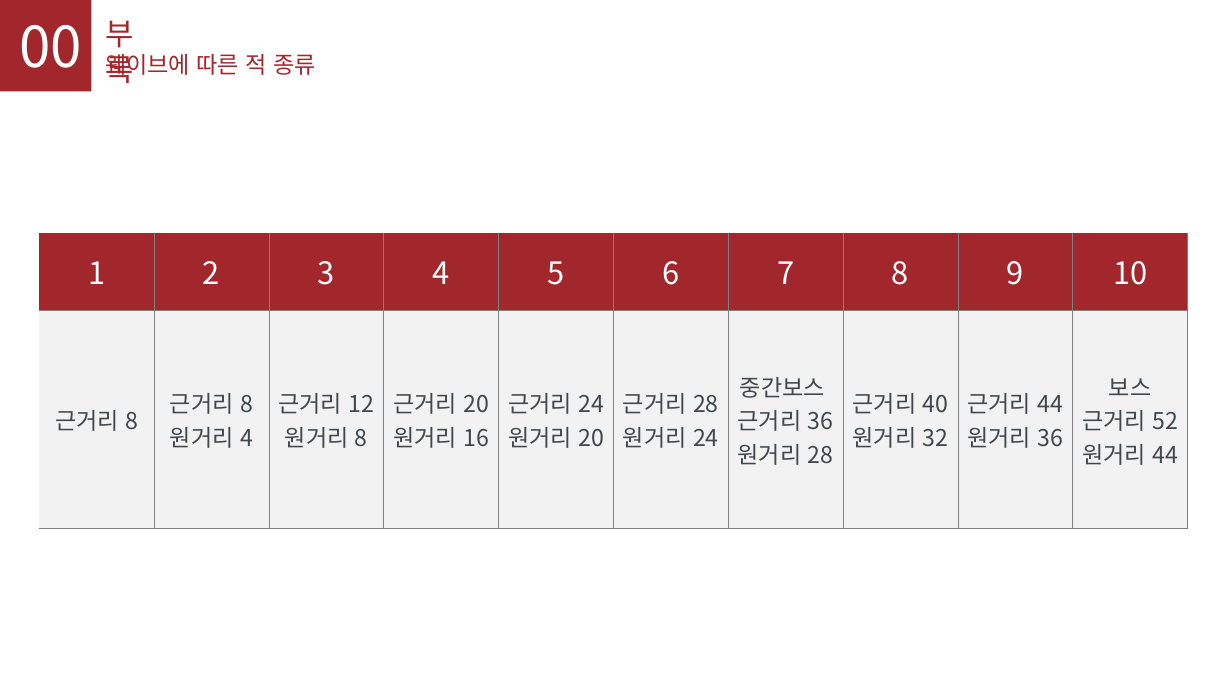
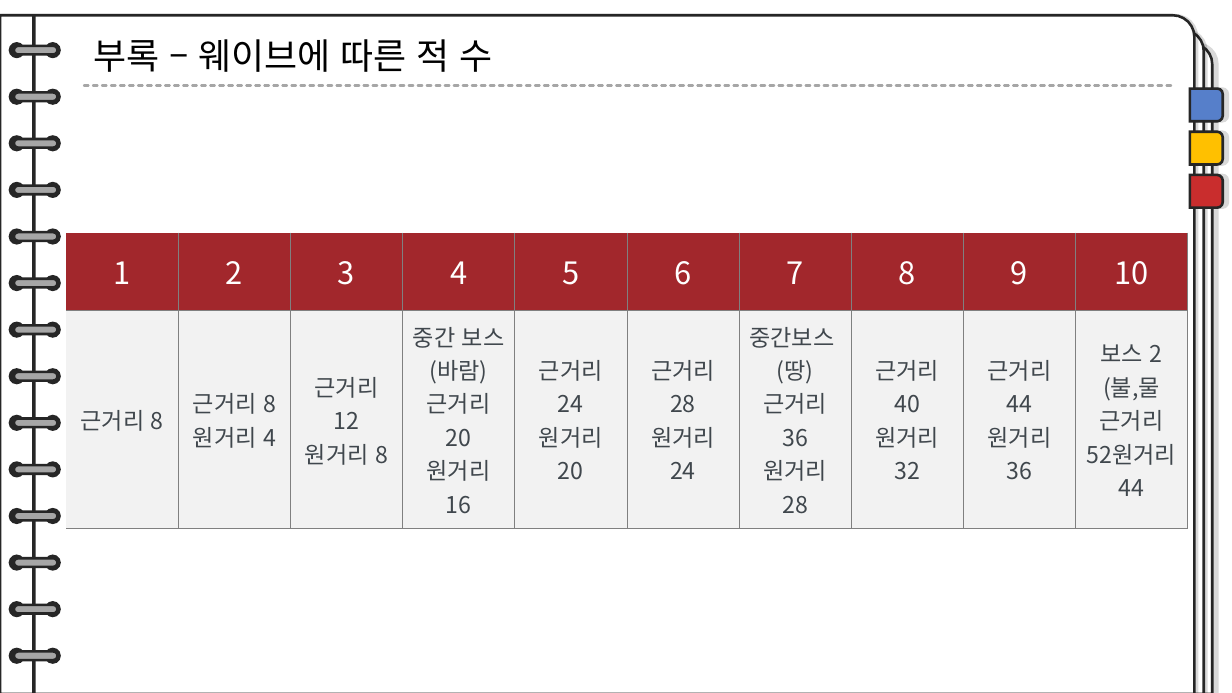
Before and after one commit to TUK-final-graduation-project/GraduationProject, a slide deck: slide 18 of Documents/제안서-수정본.pptx. Drawn at 1232x693 pixels with LibreOffice and Linux fonts; fonts in the diff are those of the drawing. Boxes give left, top, right and bottom in pixels: in the first picture for what was removed or moved away, otherwise in the second. Text is boxed around its words. In the diff, an @@ line names an element or a change of style, - is before the commit and + after.

```diff
--- a/Documents/제안서-수정본.pptx
+++ b/Documents/제안서-수정본.pptx
@@ rectangle removed at (0,0,91,91) @@
@@ text removed at (19,25,82,68) @@
-00
@@ text removed at (105,20,133,83) @@
-부록
@@ text at (93,39,493,72): text changed; size 18 to 28 pt; text colour #A2272C to #000000 @@
-웨이브에 따른 적 종류
+부록 – 웨이브에 따른 적 수
@@ group added at (0,16,1213,693): 28 ellipses, 14 rounded rectangles, 3 round rects, 1 rectangle, 1 line @@
@@ round same rect added at (1190,89,1223,122), fill #567FCA, outline #262626 2 pt @@
@@ round same rect added at (1190,133,1223,165), fill #FFC000, outline #262626 2 pt @@
@@ round same rect added at (1190,175,1223,207), fill #C92D2D, outline #262626 2 pt @@
@@ table at (67,233,1185,529) @@
-row 2: 근거리 8 | 근거리 8원거리 4 | 근거리 12 / 원거리 8 | 근거리 20 / 원거리 16 | 근거리 24 / 원거리 20 | 근거리 28 / 원거리 24 | 중간보스 / 근거리 36 / 원거리 28 | 근거리 40 / 원거리 32 | 근거리 44 / 원거리 36 | 보스 / 근거리 52원거리 44
+row 2: 근거리 8 | 근거리 8원거리 4 | 근거리 12 / 원거리 8 | 중간 보스 / (바람) / 근거리 20 / 원거리 16 | 근거리 24 / 원거리 20 | 근거리 28 / 원거리 24 | 중간보스 / (땅) / 근거리 36 / 원거리 28 | 근거리 40 / 원거리 32 | 근거리 44 / 원거리 36 | 보스 2 / (불,물 / 근거리 52원거리 44
@@ table: place and size @@
-table at (39,233,1185,529)
+table at (67,233,1185,529)
```
Also in this commit, not shown: 13 other slides changed, 6 slides added, 8 slides removed.
